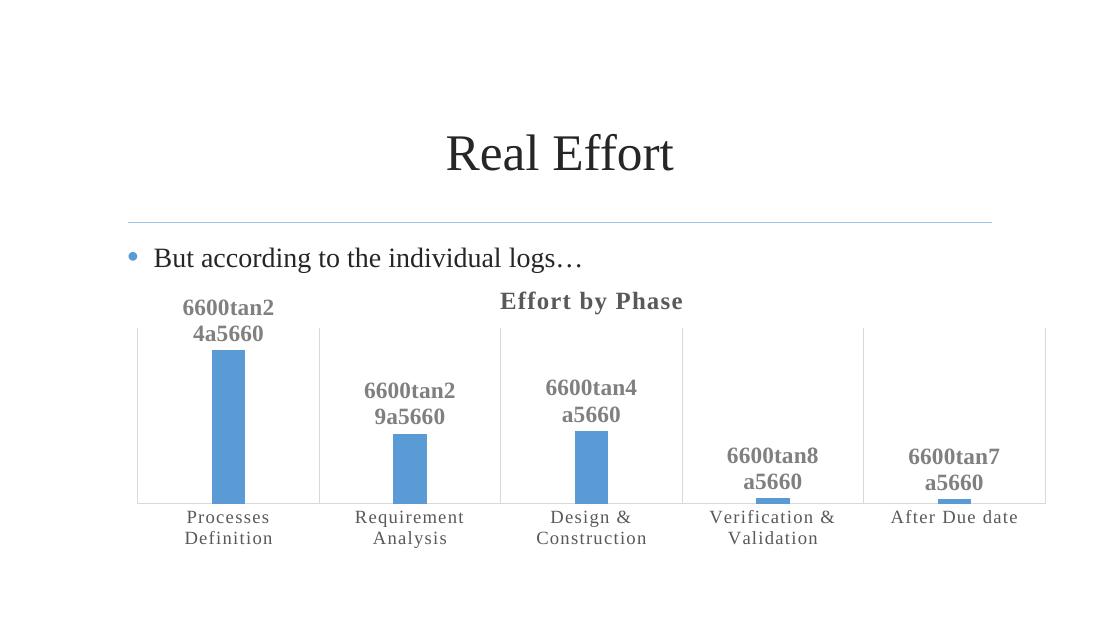
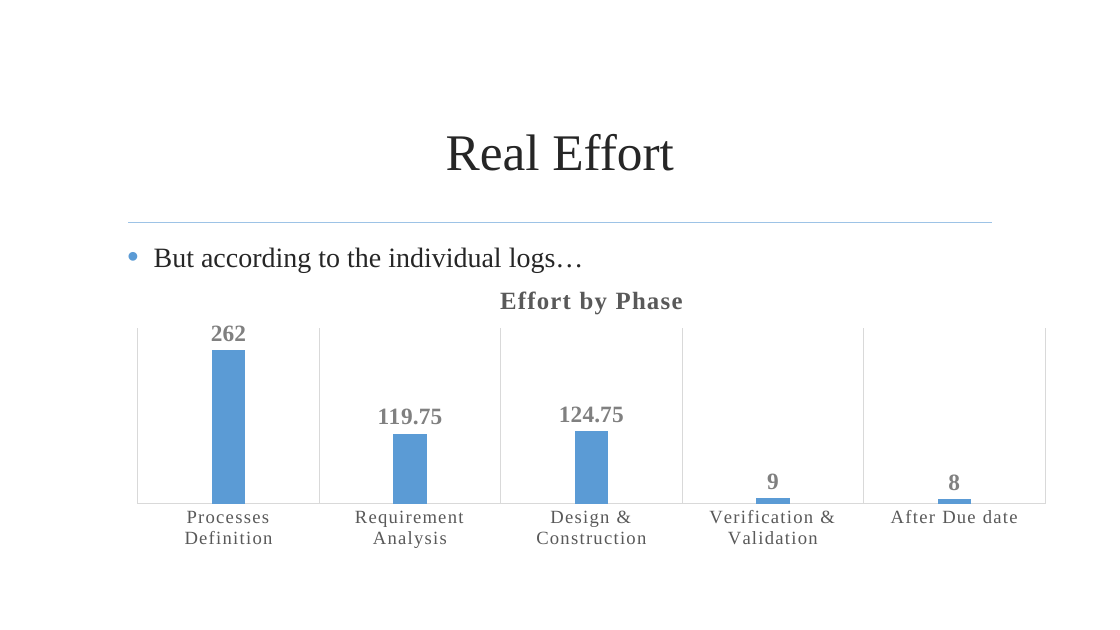
Before and after one commit to jmgirao/projetosoftware1213, a slide deck: slide 15 of Final Presentation/Presentation.pptx. Drawn at 1120x630 pixels with LibreOffice and Linux fonts; fonts in the diff are those of the drawing; background and template pictures are left out. Boxes give left, top, right and bottom in pixels: in the first picture for what was removed or moved away, otherwise in the second. Text is boxed around its words. In the diff, an @@ line names an element or a change of style, - is before the commit and + after.

```diff
--- a/Final Presentation/Presentation.pptx
+++ b/Final Presentation/Presentation.pptx
@@ column chart at (119,271,1065,555) @@
@@ data labels of Series 1 changed @@
@@ value axis changed @@
```
Also in this commit, not shown: 14 other slides changed.
